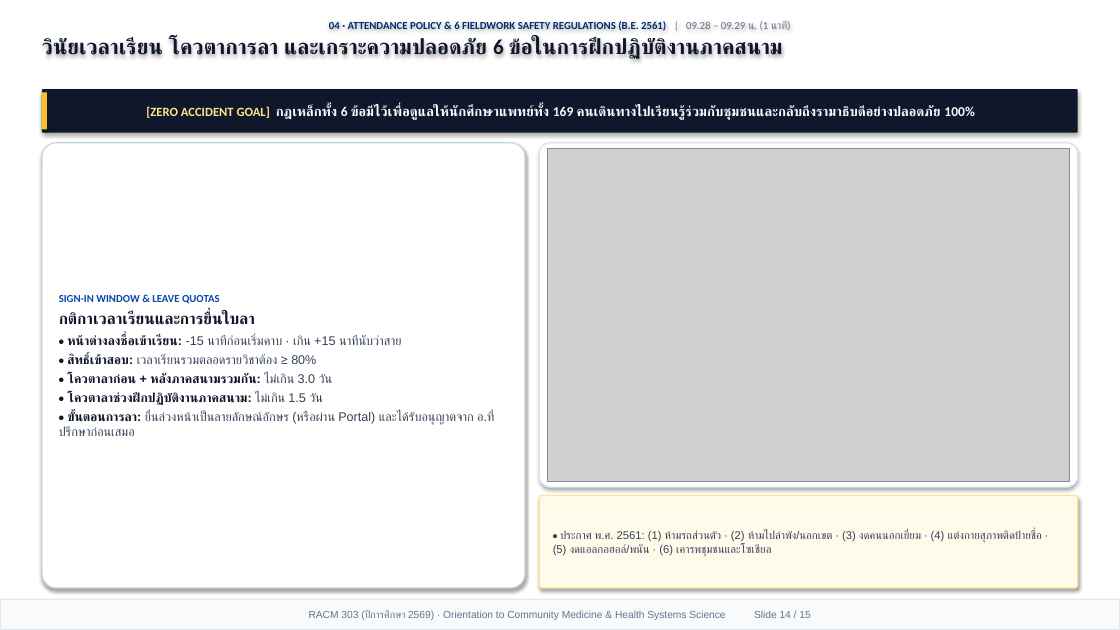
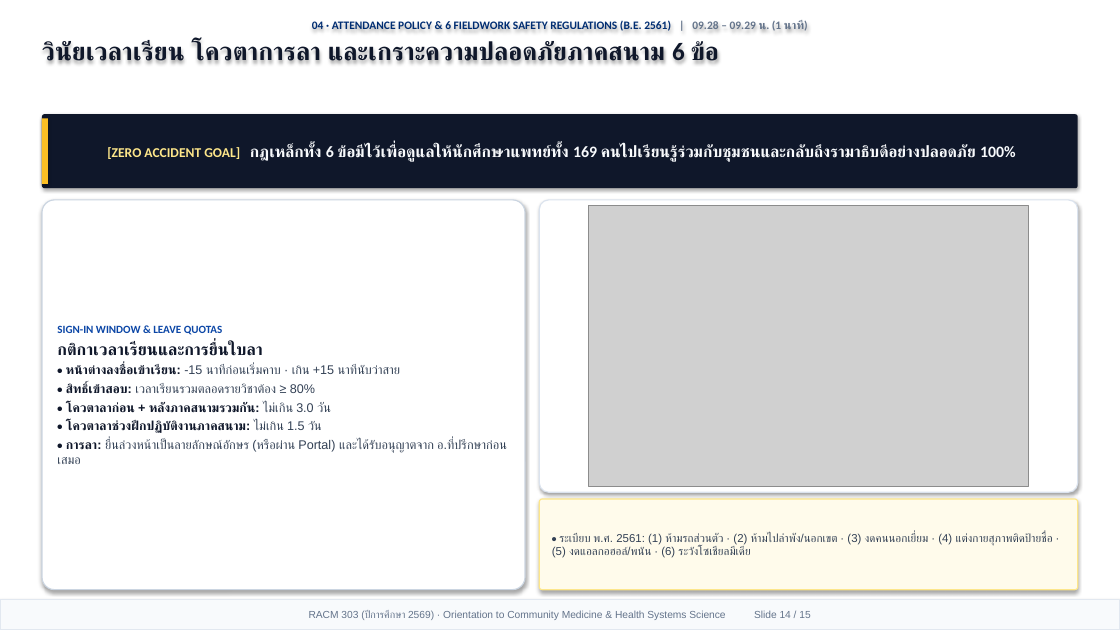
Before and after one commit to smartwoo/racm303-2569, a slide deck: slide 14 of exports/pptx/RACM303_2569_Orientation_Slides.pptx. Drawn at 1120x630 pixels with LibreOffice and Linux fonts; fonts in the diff are those of the drawing; grey boxes stand for pictures. Boxes give left, top, right and bottom in pixels: in the first picture for what was removed or moved away, otherwise in the second. Text is boxed around its words. In the diff, an @@ line names an element or a change of style, - is before the commit and + after.

Commit message:
feat(orientation): Apple Keynote 1/3 header + 2/3 Bento deck, HD original HSS figures with citations, and 6-form-factor responsive design

```diff
--- a/exports/pptx/RACM303_2569_Orientation_Slides.pptx
+++ b/exports/pptx/RACM303_2569_Orientation_Slides.pptx
@@ text at [312,21,808,31]: size 9.2 to 9.8 pt in "04 · ATTENDANCE POLICY & 6 FIELDWORK ..."; bold on in "| 09.28 – 09.29 น. (1 นาที)"; more space between paragraphs @@
@@ text at [42,41,719,67]: text changed; size 18.2 to 21.5 pt @@
-วินัยเวลาเรียน โควตาการลา และเกราะความปลอดภัย 6 ข้อในการฝึกปฏิบัติงานภาคสนาม
+วินัยเวลาเรียน โควตาการลา และเกราะความปลอดภัยภาคสนาม 6 ข้อ
@@ rounded rectangle "[ZERO ACCIDENT GOAL] กฎเหล็กทั้ง 6 ...": place and size @@
-rounded rectangle "[ZERO ACCIDENT GOAL] กฎเหล็กทั้ง 6 ..." at [42,89,1078,133]
+rounded rectangle "[ZERO ACCIDENT GOAL] กฎเหล็กทั้ง 6 ..." at [42,114,1078,188]
@@ rectangle: place and size @@
-rectangle at [42,92,47,129]
+rectangle at [42,118,48,184]
@@ text in rounded rectangle at [107,144,1016,162]: text changed; size 11.6 to 13.6 pt @@
-[ZERO ACCIDENT GOAL] กฎเหล็กทั้ง 6 ข้อมีไว้เพื่อดูแลให้นักศึกษาแพทย์ทั้ง 169 คนเดินทางไปเรียนรู้ร่วมกับชุมชนและกลับถึงรามาธิบดีอย่างปลอดภัย 100%
+[ZERO ACCIDENT GOAL] กฎเหล็กทั้ง 6 ข้อมีไว้เพื่อดูแลให้นักศึกษาแพทย์ทั้ง 169 คนไปเรียนรู้ร่วมกับชุมชนและกลับถึงรามาธิบดีอย่างปลอดภัย 100%
@@ rounded rectangle "SIGN-IN WINDOW & LEAVE QUOTAS": place and size @@
-rounded rectangle "SIGN-IN WINDOW & LEAVE QUOTAS" at [42,143,525,588]
+rounded rectangle "SIGN-IN WINDOW & LEAVE QUOTAS" at [42,200,525,590]
@@ rounded rectangle: place and size @@
-rounded rectangle at [539,143,1078,487]
+rounded rectangle at [539,200,1078,492]
@@ picture: place and size @@
-picture at [548,149,1070,481]
+picture at [589,206,1028,486]
@@ text in rounded rectangle at [57,325,400,433]: size 9.2 to 9.5 pt in "SIGN-IN WINDOW & LEAVE QUOTAS"; size 13.5 to 14 pt in "กติกาเวลาเรียนและการยื่นใบลา"; less space between paragraphs @@
@@ text in rounded rectangle at [66,439,507,453]: text changed @@
-• ขั้นตอนการลา: ยื่นล่วงหน้าเป็นลายลักษณ์อักษร (หรือผ่าน Portal) และได้รับอนุญาตจาก อ.ที่ปรึกษาก่อนเสมอ
+• การลา: ยื่นล่วงหน้าเป็นลายลักษณ์อักษร (หรือผ่าน Portal) และได้รับอนุญาตจาก อ.ที่ปรึกษาก่อนเสมอ
@@ text in rounded rectangle at [552,533,1052,558]: text changed; size 9.6 to 9.8 pt @@
-• ประกาศ พ.ศ. 2561: (1) ห้ามรถส่วนตัว · (2) ห้ามไปลำพัง/นอกเขต · (3) งดคนนอกเยี่ยม · (4) แต่งกายสุภาพติดป้ายชื่อ · (5) งดแอลกอฮอล์/พนัน · (6) เคารพชุมชนและโซเชียล
+• ระเบียบ พ.ศ. 2561: (1) ห้ามรถส่วนตัว · (2) ห้ามไปลำพัง/นอกเขต · (3) งดคนนอกเยี่ยม · (4) แต่งกายสุภาพติดป้ายชื่อ · (5) งดแอลกอฮอล์/พนัน · (6) ระวังโซเชียลมีเดีย
```
Also in this commit, not shown: 13 other slides changed, 1 slide added, 1 slide removed, 6 other files.
